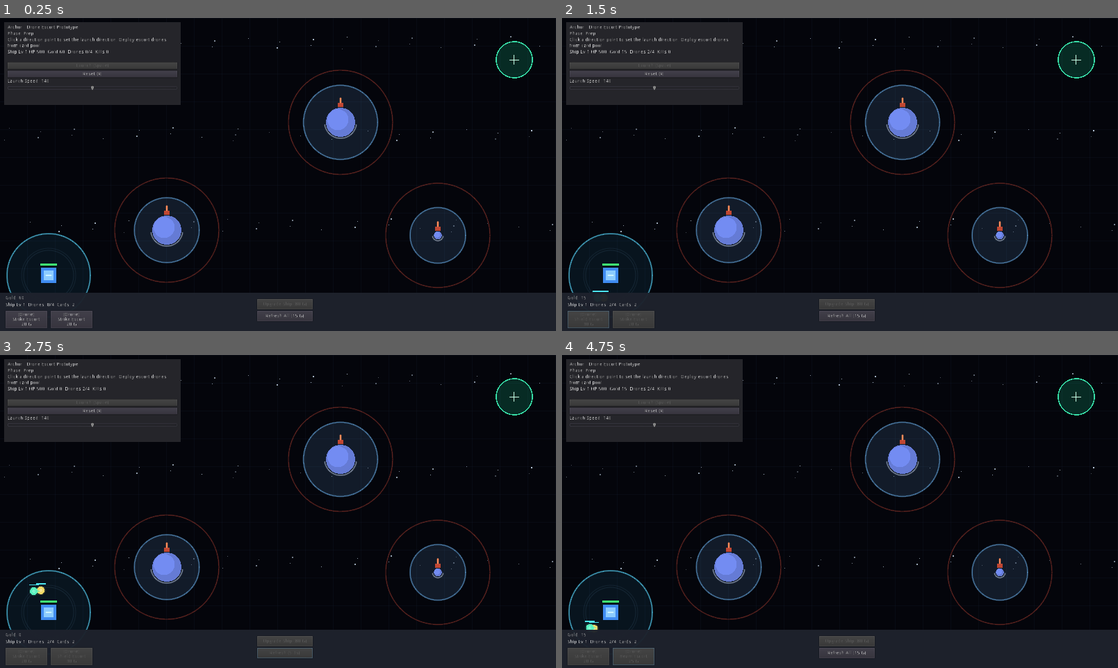
Above: before the commit, frames 1-4 (two rows, left to right).
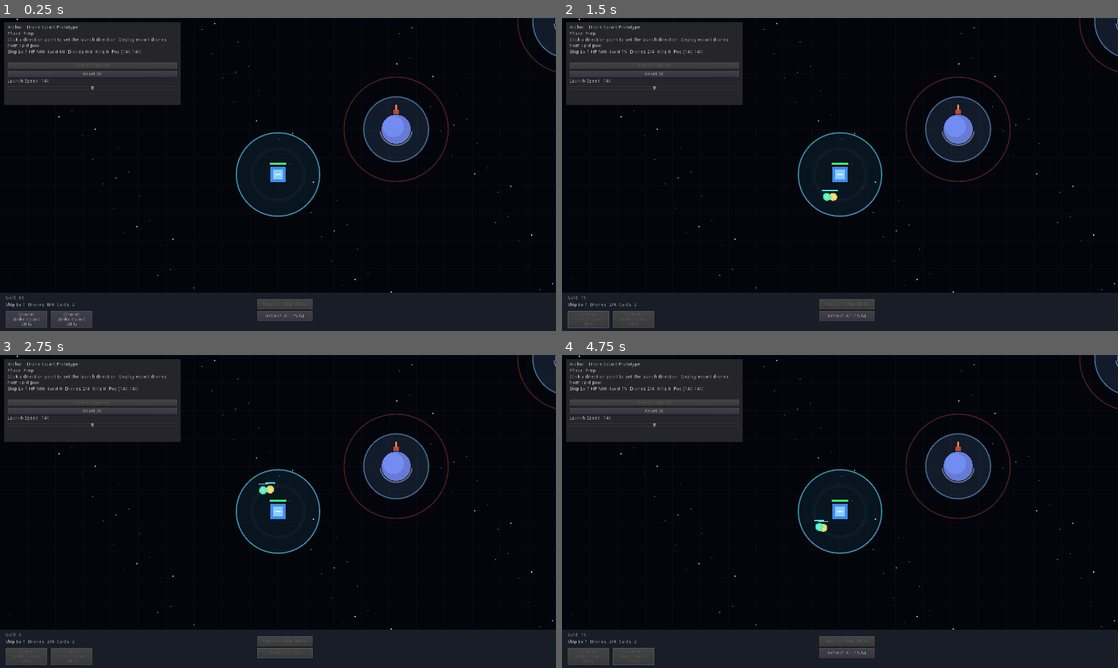
Above: after the commit, the same moments.

Repository: fingertip123/CGJ2026
Game: Godot game, scene res://scenes/Main.tscn
The game is run twice, just before and just after one commit, with the same random seed, the same clock (stepped at 60 frames per second) and the same inputs.
Inputs:
- Up to frame 1 (0.25 s): no input
- Up to frame 2 (1.5 s): click "[Drone] Strike Escort 20 G" at 0.5 s; click "[Drone] Beam Escort 25 G" at 1.25 s
- Up to frame 3 (2.75 s): click "Refresh All (15 G)" at 2 s
- Up to frame 4 (4.75 s): click "Reset (R)" at 2.75 s; click "[Drone] Strike Escort 20 G" at 3.5 s; click "[Drone] Beam Escort 25 G" at 4.25 s

The runs differ from the first frame. In frame 1, 11% of the frame differs, in the area x 0-100%, y 0-88%; in frame 2, 11%; in frame 3, 11%; in frame 4, 11%.

Commit message:
[feature] 背景反方向运动

Diff:
--- a/scenes/Main.tscn
+++ b/scenes/Main.tscn
@@ -12,7 +12,10 @@
 [node name="Main" type="Node2D"]
 script = ExtResource( 1 )
 
-[node name="Background" type="Node2D" parent="."]
+[node name="BackgroundLayer" type="CanvasLayer" parent="."]
+layer = -10
+
+[node name="Background" type="Node2D" parent="BackgroundLayer"]
 script = ExtResource( 6 )
 
 [node name="RouteManager" type="Node2D" parent="."]
@@ -21,6 +24,13 @@
 [node name="PlayerShip" type="Node2D" parent="."]
 position = Vector2( 140, 740 )
 script = ExtResource( 3 )
+
+[node name="Camera2D" type="Camera2D" parent="PlayerShip"]
+current = true
+drag_margin_h_enabled = true
+drag_margin_v_enabled = true
+smoothing_enabled = true
+smoothing_speed = 4.0
 
 [node name="AnchorPoint" parent="." instance=ExtResource( 8 )]
 position = Vector2( 1480, 120 )
@@ -49,6 +59,9 @@
 nPlanetRadius = 11.3333
 nGravityRadius = 80.0
 nGravityStrength = 300.0
+
+[node name="Planet4" parent="Planets" instance=ExtResource( 7 )]
+position = Vector2( 1591, 8 )
 
 [node name="UiLayer" type="CanvasLayer" parent="."]
 
--- a/scripts/background.gd
+++ b/scripts/background.gd
@@ -1,12 +1,16 @@
 tool
 extends Node2D
 
-export(Vector2) var vSize = Vector2(1600, 790) setget SetSize
+export(Vector2) var vSize = Vector2(1600, 900) setget SetSize
 export(float) var nGridSize = 80.0 setget SetGridSize
 export(int) var nStarCount = 120 setget SetStarCount
 export(Color) var oBackgroundColor = Color(0.015, 0.02, 0.045) setget SetBackgroundColor
 export(Color) var oGridColor = Color(0.13, 0.17, 0.28, 0.16) setget SetGridColor
 export(Color) var oStarColor = Color(0.85, 0.92, 1.0, 0.75) setget SetStarColor
+export(float) var nStarParallaxFactor = 0.12
+export(float) var nGridParallaxFactor = 0.45
+
+var vCameraOffset = Vector2.ZERO
 
 func SetSize(vValue: Vector2) -> void:
     vSize = vValue
@@ -32,26 +36,45 @@
     oStarColor = oValue
     update()
 
+func SetCameraOffset(vOffset: Vector2) -> void:
+    vCameraOffset = vOffset
+    update()
+
 func _draw() -> void:
     draw_rect(Rect2(Vector2.ZERO, vSize), oBackgroundColor)
-
     _DrawStars()
-
-    if nGridSize <= 0.0:
-        return
-
-    for x in range(0, int(vSize.x) + 1, int(nGridSize)):
-        draw_line(Vector2(x, 0), Vector2(x, vSize.y), oGridColor, 1.0)
-    for y in range(0, int(vSize.y) + 1, int(nGridSize)):
-        draw_line(Vector2(0, y), Vector2(vSize.x, y), oGridColor, 1.0)
+    _DrawGrid()
 
 func _DrawStars() -> void:
     if nStarCount <= 0 or vSize.x <= 0.0 or vSize.y <= 0.0:
         return
 
+    var vParallax = vCameraOffset * nStarParallaxFactor
+
     for i in range(nStarCount):
-        var nX = fmod(float(i * 157 + 43), vSize.x)
-        var nY = fmod(float(i * 263 + 91), vSize.y)
+        var nX = fmod(float(i * 157 + 43) - vParallax.x, vSize.x)
+        if nX < 0.0:
+            nX += vSize.x
+        var nY = fmod(float(i * 263 + 91) - vParallax.y, vSize.y)
+        if nY < 0.0:
+            nY += vSize.y
         var nRadius = 0.8 + float((i * 17) % 4) * 0.25
         var nAlpha = 0.28 + float((i * 29) % 55) / 100.0
         draw_circle(Vector2(nX, nY), nRadius, Color(oStarColor.r, oStarColor.g, oStarColor.b, nAlpha))
+
+func _DrawGrid() -> void:
+    if nGridSize <= 0.0:
+        return
+
+    var vParallax = vCameraOffset * nGridParallaxFactor
+    var nXOffset = fmod(-vParallax.x, nGridSize)
+    if nXOffset < 0.0:
+        nXOffset += nGridSize
+    var nYOffset = fmod(-vParallax.y, nGridSize)
+    if nYOffset < 0.0:
+        nYOffset += nGridSize
+
+    for x in range(0, int(vSize.x) + int(nGridSize), int(nGridSize)):
+        draw_line(Vector2(x + nXOffset, 0.0), Vector2(x + nXOffset, vSize.y), oGridColor, 1.0)
+    for y in range(0, int(vSize.y) + int(nGridSize), int(nGridSize)):
+        draw_line(Vector2(0.0, y + nYOffset), Vector2(vSize.x, y + nYOffset), oGridColor, 1.0)
--- a/scripts/game.gd
+++ b/scripts/game.gd
@@ -18,6 +18,7 @@
 onready var pResetButton = $UiLayer/Panel/VBox/ResetButton
 onready var pSpeedLabel = $UiLayer/Panel/VBox/SpeedLabel
 onready var pSpeedSlider = $UiLayer/Panel/VBox/SpeedSlider
+onready var pBackground = $BackgroundLayer/Background
 
 const DroneEscortScene = preload("res://scenes/DroneEscort.tscn")
 const UnitData = preload("res://scripts/unit_data.gd")
@@ -36,6 +37,7 @@
 var vMonsters = []
 var vDrones = []
 var vCards = []
+var vParallaxOrigin = Vector2.ZERO
 
 func _ready() -> void:
     nGold = nStartGold
@@ -50,12 +52,15 @@
     pCardPool.connect("UpgradePressed", self, "_OnUpgradePressed")
     pRoute.connect("RouteChanged", self, "_OnRouteChanged")
     pShip.Setup(pRoute, self)
+    pShip.SetCameraActive(false)
     pSpeedSlider.min_value = nMinLaunchSpeed
     pSpeedSlider.max_value = nMaxLaunchSpeed
     pSpeedSlider.value = pShip.nLaunchSpeed
     pRoute.SetStartPosition(pShip.global_position)
     pRoute.SetPlanetsRoot(pPlanetsRoot)
     pRoute.SetPreviewLaunchSpeed(pShip.nLaunchSpeed)
+    vParallaxOrigin = pShip.global_position
+    pBackground.SetCameraOffset(Vector2.ZERO)
     _SetupPlanets()
     pSpawnManager.Setup(self, pRoute, pShip)
     _RollCardPool()
@@ -67,6 +72,11 @@
         nRefreshCooldown = max(0.0, nRefreshCooldown - delta)
     if nPhase == GamePhase.MARCH and pAnchorPoint.is_docked(pShip.global_position):
         _OnShipReachedGoal()
+    if nPhase == GamePhase.MARCH or nPhase == GamePhase.WIN:
+        pBackground.SetCameraOffset(pShip.global_position - vParallaxOrigin)
+    elif nPhase == GamePhase.PREP or nPhase == GamePhase.LOSE:
+        pBackground.SetCameraOffset(Vector2.ZERO)
+
     if nPhase == GamePhase.MARCH or nRefreshCooldown > 0.0:
         _UpdateUi()
 
@@ -192,9 +202,8 @@
     _UpdateUi()
 
 func _OnShipReachedGoal() -> void:
-    pShip.StopMarch()
     _SetPhase(GamePhase.WIN)
-    pResultLabel.text = "Anchor reached! Mission complete."
+    pResultLabel.text = "Anchor reached! Mission complete. Ship keeps drifting."
     pResultLabel.add_color_override("font_color", Color(0.45, 0.95, 0.55))
     _UpdateUi()
 
@@ -262,6 +271,7 @@
 
 func _BeginMarch() -> void:
     pShip.StartMarch()
+    pShip.SetCameraActive(true)
     pSpawnManager.Reset()
     _SetPhase(GamePhase.MARCH)
     _UpdateUi()
@@ -269,6 +279,8 @@
 func _SetPhase(nNewPhase: int) -> void:
     nPhase = nNewPhase
     pRoute.SetEditingEnabled(nPhase == GamePhase.PREP)
+    if nPhase == GamePhase.PREP or nPhase == GamePhase.LOSE:
+        pShip.SetCameraActive(false)
     pStartButton.disabled = not CanLaunch()
     pSpeedSlider.editable = nPhase == GamePhase.PREP
     pResetButton.disabled = false
@@ -288,8 +300,9 @@
             pPhaseLabel.text = "Phase: Defeat"
             pHintLabel.text = "Press Reset to try again."
 
-    pStatsLabel.text = "Ship Lv.%d HP:%d  Gold:%d  Drones:%d/%d  Kills:%d" % [
-        pShip.nLevel, int(pShip.nHp), nGold, vDrones.size(), GetDroneMaxCount(), nMonstersKilled
+    pStatsLabel.text = "Ship Lv.%d HP:%d  Gold:%d  Drones:%d/%d  Kills:%d  Pos:(%d,%d)" % [
+        pShip.nLevel, int(pShip.nHp), nGold, vDrones.size(), GetDroneMaxCount(), nMonstersKilled,
+        int(round(pShip.global_position.x)), int(round(pShip.global_position.y))
     ]
     pStartButton.disabled = not CanLaunch()
     pSpeedLabel.text = "Launch Speed: %d" % int(round(pShip.nLaunchSpeed))
--- a/scripts/player_ship.gd
+++ b/scripts/player_ship.gd
@@ -5,6 +5,8 @@
 signal ReachedGoal
 signal Destroyed
 signal LevelChanged(nLevel)
+
+onready var pCamera = $Camera2D
 
 export(float) var nLaunchSpeed = 140.0
 
@@ -40,6 +42,11 @@
     if pRoute != null:
         position = pRoute.GetStartPosition()
     update()
+
+func SetCameraActive(bActive: bool) -> void:
+    if pCamera == null:
+        return
+    pCamera.current = bActive
 
 func SetLaunchSpeed(nValue: float) -> void:
     nLaunchSpeed = max(1.0, nValue)
Not shown, changed: README.md
